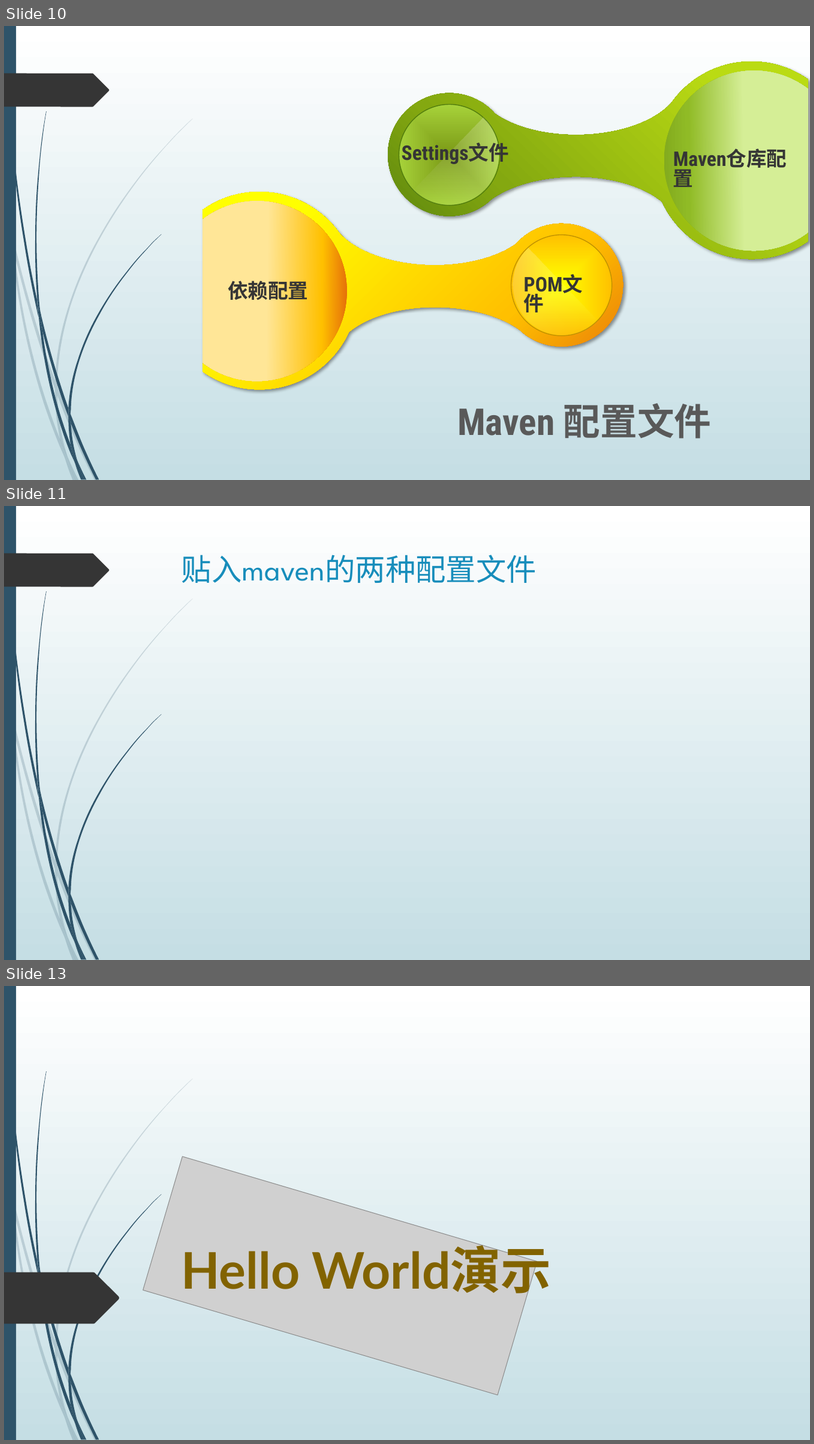
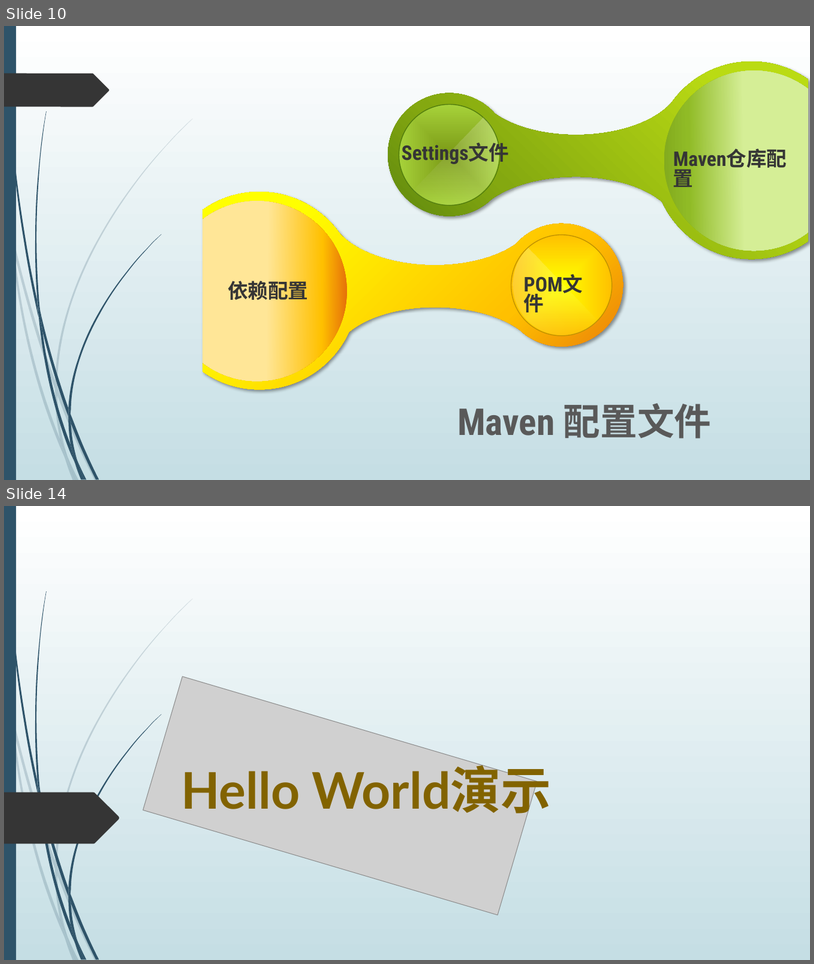
Before and after one commit to dean2015/documents, a slide deck: 201805/JAVA 基础介绍20180605.pptx. Shown one above the other, each under a label of ours: slides 10, 11 and 13 before the commit, slides 10 and 14 after it; the slides between them are not shown. The pictures are 814x1444 and 814x964 pixels, drawn with LibreOffice and Linux fonts; fonts in the diff are those of the drawing; grey boxes stand for pictures. Boxes give left, top, right and bottom in pixels: in the first picture for what was removed or moved away, otherwise in the second. Text is boxed around its words. In the diff, an @@ line names an element or a change of style, - is before the commit and + after.

```diff
--- a/201805/JAVA 基础介绍20180605.pptx
+++ b/201805/JAVA 基础介绍20180605.pptx
@@ slide 11 removed at bbox=[4, 506, 810, 960], background gradient #FFFFFF to #C5DEE5; not listed: 24 template elements that a slide beside it also shows @@
@@ title removed at bbox=[182, 555, 537, 583] @@
-贴入maven的两种配置文件
@@ what was slide 13 is now slide 14 @@
```
Also in this commit, not shown: 1 slide changed, 2 slides added.
